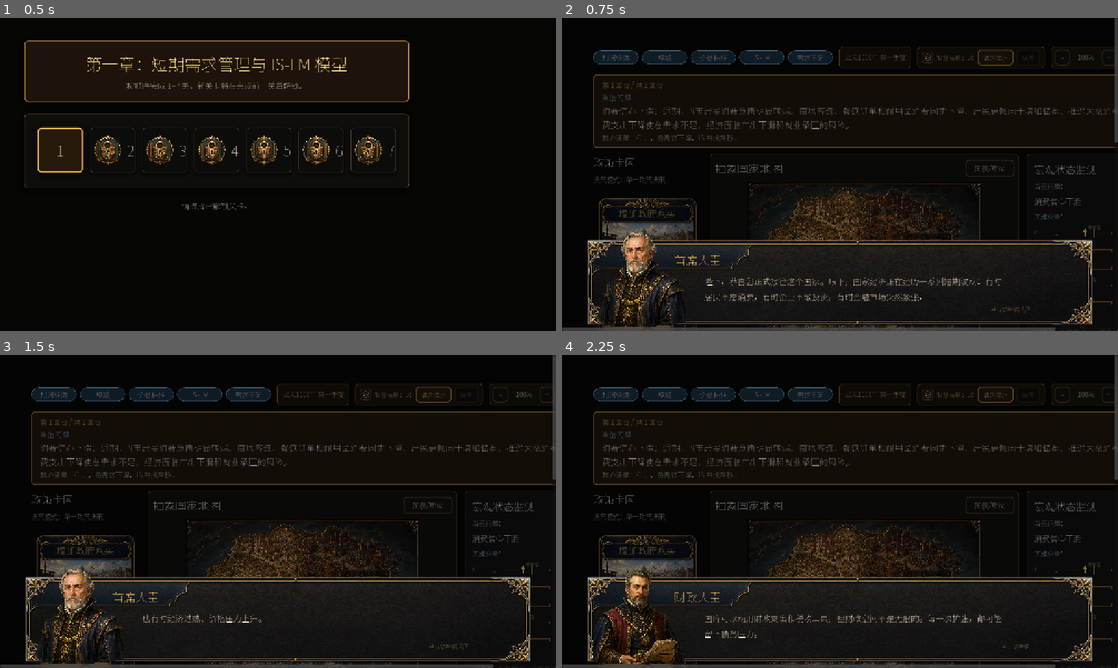
Above: before the commit, frames 1-4 (two rows, left to right).
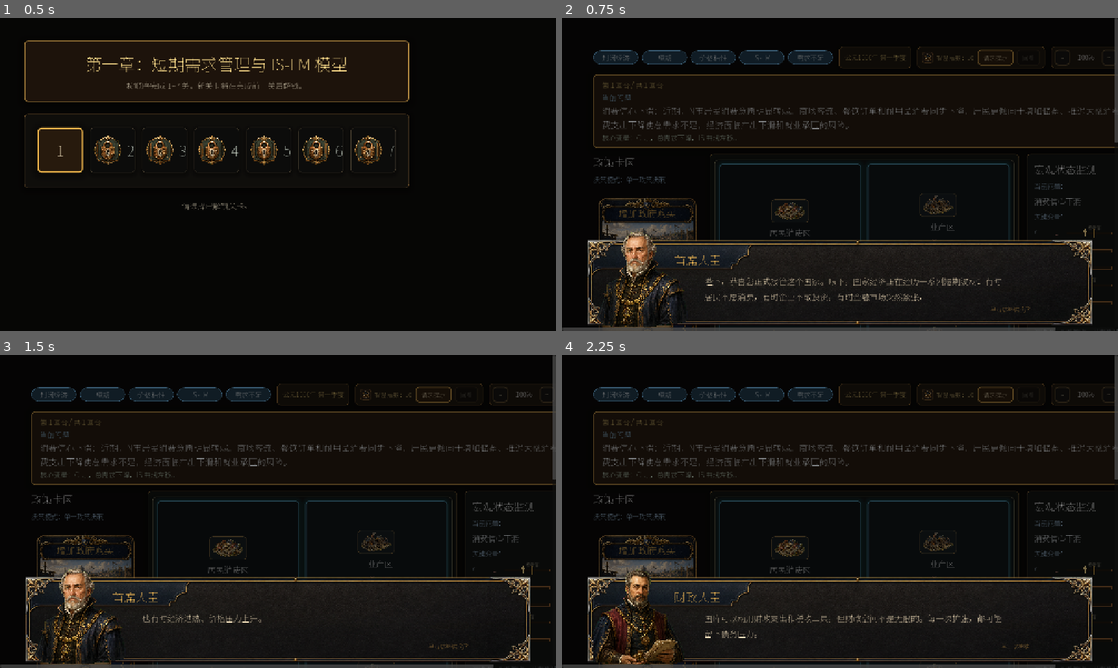
Above: after the commit, the same moments.

Repository: Austenzcy/macroecon
Game: Godot game, scene res://scenes/LevelSelect.tscn
Two runs of this game, one before a commit and one after it. Both use one fixed random seed, a clock stepped at 60 frames per second and the inputs below.
Inputs (mouse positions are in pixels of both pictures, inside the frame that each line leads up to):
- Up to frame 1 (0.5 s): no input
- Up to frame 2 (0.75 s): click "1" at 0.5 s
- Up to frame 3 (1.5 s): click (428, 505) at 1.25 s, where only the run before the commit has a clickable "图表/理论"
- Up to frame 4 (2.25 s): click "请求提示" at 2 s

Frame 1 is identical in both runs. In frame 2, 3.7% of the frame differs, in the area x 27-82%, y 45-99%; in frame 3, 3.7%; in frame 4, 3.7%.
Error after the commit: Parse Error: Expected closing ")" after call arguments. (res://scripts/ui/UnifiedMacroMap.gd:239)

Commit message:
fix: stabilize map labels and persist theory layout

Diff:
--- a/scripts/scenes/PolicyDesk.gd
+++ b/scripts/scenes/PolicyDesk.gd
@@ -41,7 +41,6 @@
 var _policy_column: VBoxContainer
 var _map_panel: PanelContainer
 var _theory_panel: PanelContainer
-var _theory_button: Button
 var _replay_overlay: Control
 var _confirm_button: Button
 var _model_replay_button: Button
@@ -54,7 +53,6 @@
 var _selected_policies: Array[Dictionary] = []
 var _last_result: Dictionary = {}
 var _is_policy_confirmed: bool = false
-var _is_theory_open: bool = false
 var _is_replay_open: bool = false
 var _ui_scale: float = 1.0
 var _guide_targets: Dictionary = {}
@@ -114,7 +112,6 @@
 	_policy_column = null
 	_map_panel = null
 	_theory_panel = null
-	_theory_button = null
 	_replay_overlay = null
 	_confirm_button = null
 	_model_replay_button = null
@@ -442,7 +439,7 @@
 	var panel: PanelContainer = PanelContainer.new()
 	panel.name = "MacroMapPanel"
 	_map_panel = panel
-	panel.custom_minimum_size = Vector2(_dim(580), _dim(540))
+	panel.custom_minimum_size = Vector2(_dim(580), _dim(900))
 	panel.size_flags_horizontal = Control.SIZE_EXPAND_FILL
 	panel.add_theme_stylebox_override("panel", _make_map_panel_style())
 
@@ -454,37 +451,44 @@
 	panel.add_child(margin)
 
 	var box: VBoxContainer = VBoxContainer.new()
-	box.add_theme_constant_override("separation", _dim(8))
+	box.add_theme_constant_override("separation", _dim(10))
 	margin.add_child(box)
 
-	var title_row: HBoxContainer = HBoxContainer.new()
-	title_row.add_theme_constant_override("separation", _dim(12))
-	box.add_child(title_row)
-
-	var title: Label = Label.new()
-	title.text = "抽象国家地图"
-	title.add_theme_font_size_override("font_size", _font(26))
-	title.size_flags_horizontal = Control.SIZE_EXPAND_FILL
-	title_row.add_child(title)
-
-	_theory_button = Button.new()
-	_theory_button.name = "TheoryPanelButton"
-	_theory_button.text = "关闭理论" if _is_theory_open else "图表/理论"
-	_theory_button.custom_minimum_size = Vector2(_dim(112), _dim(38))
-	_theory_button.add_theme_font_size_override("font_size", _font(16))
-	ClassicalTheme.apply_button(_theory_button, _ui_scale, "quiet")
-	_theory_button.pressed.connect(_on_toggle_theory_panel)
-	title_row.add_child(_theory_button)
-
 	var map_state: Dictionary = _visible_macro_state()
-	box.add_child(_build_macro_map_view(map_state))
+	box.add_child(_build_map_section(map_state))
 
 	_theory_panel = _build_theory_panel()
 	_theory_panel.name = "TheoryPanel"
-	_theory_panel.visible = _is_theory_open
+	_theory_panel.size_flags_horizontal = Control.SIZE_EXPAND_FILL
+	_theory_panel.size_flags_vertical = Control.SIZE_EXPAND_FILL
+	_theory_panel.size_flags_stretch_ratio = 0.95
+	_theory_panel.visible = true
 	box.add_child(_theory_panel)
 
 	return panel
+
+
+func _build_map_section(map_state: Dictionary) -> PanelContainer:
+	var section: PanelContainer = PanelContainer.new()
+	section.name = "MapSection"
+	section.custom_minimum_size = Vector2(_dim(0), _dim(430))
+	section.size_flags_horizontal = Control.SIZE_EXPAND_FILL
+	section.size_flags_vertical = Control.SIZE_EXPAND_FILL
+	section.size_flags_stretch_ratio = 1.05
+	section.add_theme_stylebox_override("panel", _make_theory_panel_style())
+
+	var margin: MarginContainer = MarginContainer.new()
+	margin.add_theme_constant_override("margin_left", _dim(10))
+	margin.add_theme_constant_override("margin_top", _dim(8))
+	margin.add_theme_constant_override("margin_right", _dim(10))
+	margin.add_theme_constant_override("margin_bottom", _dim(8))
+	section.add_child(margin)
+
+	var map_view: Control = _build_macro_map_view(map_state)
+	map_view.size_flags_horizontal = Control.SIZE_EXPAND_FILL
+	map_view.size_flags_vertical = Control.SIZE_EXPAND_FILL
+	margin.add_child(map_view)
+	return section
 
 
 func _build_macro_map_view(map_state: Dictionary) -> Control:
@@ -545,6 +549,7 @@
 
 func _build_theory_panel() -> PanelContainer:
 	var panel: PanelContainer = PanelContainer.new()
+	panel.custom_minimum_size = Vector2(_dim(0), _dim(410))
 	panel.add_theme_stylebox_override("panel", _make_theory_panel_style())
 
 	var margin: MarginContainer = MarginContainer.new()
@@ -1042,17 +1047,6 @@
 	AudioManager.play_sfx(&"card_play")
 
 
-func _on_toggle_theory_panel() -> void:
-	if _is_gameplay_input_blocked():
-		return
-	_is_theory_open = not _is_theory_open
-	if _theory_panel != null:
-		_theory_panel.visible = _is_theory_open
-	if _theory_button != null:
-		_theory_button.text = "关闭理论" if _is_theory_open else "图表/理论"
-	AudioManager.play_sfx(&"card_play")
-
-
 func _on_zoom_out() -> void:
 	if _is_gameplay_input_blocked():
 		return
@@ -1192,8 +1186,8 @@
 func _register_guide_targets() -> void:
 	_guide_targets = {
 		"problem_panel": _problem_panel,
-		"theory_panel": _theory_button,
-		"theory_button": _theory_button,
+		"theory_panel": _theory_panel,
+		"theory_button": _theory_panel,
 		"macro_map": _map_panel,
 		"map_panel": _map_panel,
 		"policy_cards": _policy_column,
--- a/scripts/ui/UnifiedMacroMap.gd
+++ b/scripts/ui/UnifiedMacroMap.gd
@@ -34,17 +34,6 @@
 func set_ui_scale(value: float) -> void:
 	_ui_scale = UIInteractionConfig.normalized_scale(value)
 	custom_minimum_size = MacroMapArtSpec.MINIMUM_SIZE * _ui_scale
-	for panel: Variant in _region_panels.values():
-		if panel is Control:
-			_apply_region_panel_style(panel as Control)
-	for title: Variant in _region_titles.values():
-		if title is Label:
-			(title as Label).add_theme_font_size_override("font_size", _font(15))
-	for box: Variant in _region_line_boxes.values():
-		if box is VBoxContainer:
-			(box as VBoxContainer).add_theme_constant_override("separation", _dim(2))
-			for child: Node in (box as VBoxContainer).get_children():
-				_update_variable_row_fonts(child)
 	call_deferred("_layout_region_nodes")
 	queue_redraw()
 
@@ -182,16 +171,16 @@
 
 		var margin: MarginContainer = MarginContainer.new()
 		margin.mouse_filter = Control.MOUSE_FILTER_IGNORE
-		margin.add_theme_constant_override("margin_left", _dim(5))
-		margin.add_theme_constant_override("margin_top", _dim(3))
-		margin.add_theme_constant_override("margin_right", _dim(5))
-		margin.add_theme_constant_override("margin_bottom", _dim(4))
+		margin.add_theme_constant_override("margin_left", _label_dim(5))
+		margin.add_theme_constant_override("margin_top", _label_dim(3))
+		margin.add_theme_constant_override("margin_right", _label_dim(5))
+		margin.add_theme_constant_override("margin_bottom", _label_dim(4))
 		panel.add_child(margin)
 
 		var box: VBoxContainer = VBoxContainer.new()
 		box.alignment = BoxContainer.ALIGNMENT_CENTER
 		box.mouse_filter = Control.MOUSE_FILTER_IGNORE
-		box.add_theme_constant_override("separation", _dim(3))
+		box.add_theme_constant_override("separation", _label_dim(3))
 		margin.add_child(box)
 
 		var title: Label = Label.new()
@@ -200,7 +189,7 @@
 		title.autowrap_mode = TextServer.AUTOWRAP_OFF
 		title.text_overrun_behavior = TextServer.OVERRUN_TRIM_ELLIPSIS
 		title.modulate = Color(0.98, 0.86, 0.56, 0.96)
-		title.add_theme_font_size_override("font_size", _font(15))
+		title.add_theme_font_size_override("font_size", _label_font(15))
 		title.mouse_filter = Control.MOUSE_FILTER_IGNORE
 		box.add_child(title)
 		_region_titles[region_id] = title
@@ -208,7 +197,7 @@
 		var lines: VBoxContainer = VBoxContainer.new()
 		lines.alignment = BoxContainer.ALIGNMENT_CENTER
 		lines.mouse_filter = Control.MOUSE_FILTER_IGNORE
-		lines.add_theme_constant_override("separation", _dim(2))
+		lines.add_theme_constant_override("separation", _label_dim(2))
 		box.add_child(lines)
 		_region_line_boxes[region_id] = lines
 	_refresh_region_text()
@@ -235,26 +224,26 @@
 	var row: HBoxContainer = HBoxContainer.new()
 	row.alignment = BoxContainer.ALIGNMENT_CENTER
 	row.mouse_filter = Control.MOUSE_FILTER_IGNORE
-	row.add_theme_constant_override("separation", _dim(3))
+	row.add_theme_constant_override("separation", _label_dim(3))
 
 	var variable_label: Label = Label.new()
 	variable_label.text = str(line.get("label", ""))
-	variable_label.custom_minimum_size = Vector2(_variable_label_width(region_id), _dim(20))
+	variable_label.custom_minimum_size = Vector2(_variable_label_width(region_id), _label_dim(20))
 	variable_label.horizontal_alignment = HORIZONTAL_ALIGNMENT_RIGHT
 	variable_label.vertical_alignment = VERTICAL_ALIGNMENT_CENTER
 	variable_label.modulate = Color(0.90, 0.92, 0.86, 0.94)
-	variable_label.add_theme_font_size_override("font_size", _font(14))
+	variable_label.add_theme_font_size_override("font_size", _label_font(14))
 	variable_label.mouse_filter = Control.MOUSE_FILTER_IGNORE
 	row.add_child(variable_label)
 
-	var arrow: String = str(line.get("arrow", "→"))
+	var arrow: String = str(line.get("arrow", "鈫?))
 	var arrow_label: Label = Label.new()
 	arrow_label.text = arrow
-	arrow_label.custom_minimum_size = Vector2(_arrow_slot_width(region_id), _dim(20))
+	arrow_label.custom_minimum_size = Vector2(_arrow_slot_width(region_id), _label_dim(20))
 	arrow_label.horizontal_alignment = HORIZONTAL_ALIGNMENT_CENTER
 	arrow_label.vertical_alignment = VERTICAL_ALIGNMENT_CENTER
 	arrow_label.modulate = _line_color(arrow)
-	arrow_label.add_theme_font_size_override("font_size", _font(15))
+	arrow_label.add_theme_font_size_override("font_size", _label_font(15))
 	arrow_label.mouse_filter = Control.MOUSE_FILTER_IGNORE
 	row.add_child(arrow_label)
 	return row
@@ -262,6 +251,7 @@
 
 func _layout_region_nodes() -> void:
 	_map_rect = _calculate_map_rect()
+	_refresh_region_label_metrics()
 	for region_id: String in MacroMapArtSpec.all_region_ids():
 		var panel: Control = _region_panels.get(region_id) as Control
 		if panel == null:
@@ -273,6 +263,30 @@
 		panel.position = _map_normalized_to_local(anchor) - panel.size * 0.5
 		panel.position = Vector2(roundf(panel.position.x), roundf(panel.position.y))
 		panel.pivot_offset = panel.size * 0.5
+
+
+func _refresh_region_label_metrics() -> void:
+	for region_id: String in MacroMapArtSpec.all_region_ids():
+		var panel: Control = _region_panels.get(region_id) as Control
+		if panel != null:
+			_apply_region_panel_style(panel)
+			var margin: MarginContainer = null
+			if panel.get_child_count() > 0 and panel.get_child(0) is MarginContainer:
+				margin = panel.get_child(0) as MarginContainer
+			if margin != null:
+				margin.add_theme_constant_override("margin_left", _label_dim(5))
+				margin.add_theme_constant_override("margin_top", _label_dim(3))
+				margin.add_theme_constant_override("margin_right", _label_dim(5))
+				margin.add_theme_constant_override("margin_bottom", _label_dim(4))
+		var title: Label = _region_titles.get(region_id) as Label
+		if title != null:
+			title.add_theme_font_size_override("font_size", _label_font(15))
+			title.custom_minimum_size = Vector2(0.0, _label_dim(22))
+		var box: VBoxContainer = _region_line_boxes.get(region_id) as VBoxContainer
+		if box != null:
+			box.add_theme_constant_override("separation", _label_dim(2))
+			for child: Node in box.get_children():
+				_update_variable_row_metrics(region_id, child)
 
 
 func _map_normalized_to_local(normalized_point: Vector2) -> Vector2:
@@ -309,18 +323,24 @@
 	var style := StyleBoxFlat.new()
 	style.bg_color = Color(0.025, 0.030, 0.030, 0.24)
 	style.border_color = Color(0.72, 0.56, 0.30, 0.22)
-	style.set_border_width_all(maxi(1, _dim(1)))
-	style.set_corner_radius_all(_dim(4))
+	style.set_border_width_all(maxi(1, _label_dim(1)))
+	style.set_corner_radius_all(_label_dim(4))
 	style.shadow_color = Color(0.0, 0.0, 0.0, 0.42)
-	style.shadow_size = _dim(3)
+	style.shadow_size = _label_dim(3)
 	(panel as PanelContainer).add_theme_stylebox_override("panel", style)
 
 
-func _update_variable_row_fonts(node: Node) -> void:
+func _update_variable_row_metrics(region_id: String, node: Node) -> void:
 	for child: Node in node.get_children():
 		if child is Label:
 			var label: Label = child as Label
-			label.add_theme_font_size_override("font_size", _font(16 if label.text in ["↑", "↓", "→"] else 15))
+			var is_arrow: bool = label.horizontal_alignment == HORIZONTAL_ALIGNMENT_CENTER
+			label.add_theme_font_size_override("font_size", _label_font(16 if is_arrow else 15))
+			label.custom_minimum_size.y = _label_dim(20)
+			if is_arrow:
+				label.custom_minimum_size.x = _arrow_slot_width(region_id)
+			else:
+				label.custom_minimum_size.x = _variable_label_width(region_id)
 
 
 func _region_brightness(region_id: String) -> float:
@@ -330,19 +350,19 @@
 
 func _variable_label_width(region_id: String) -> float:
 	if region_id == "government":
-		return _dim(42)
-	return _dim(24)
+		return _label_dim(42)
+	return _label_dim(24)
 
 
 func _arrow_slot_width(region_id: String) -> float:
 	var spec: Dictionary = MacroMapArtSpec.region_spec(region_id)
-	return _dim(float(spec.get("arrow_reserved_width", 26.0)))
+	return _label_dim(float(spec.get("arrow_reserved_width", 26.0)))
 
 
 func _line_color(arrow: String) -> Color:
-	if arrow == "↑":
+	if arrow == "鈫?:
 		return Color(0.68, 0.95, 0.72, 1.0)
-	if arrow == "↓":
+	if arrow == "鈫?:
 		return Color(0.95, 0.62, 0.58, 1.0)
 	return Color(0.78, 0.88, 0.94, 1.0)
 
@@ -350,14 +370,14 @@
 func _fallback_region_name(region_id: String) -> String:
 	match region_id:
 		"consumption":
-			return "居民消费区"
+			return "灞呮皯娑堣垂鍖?
 		"industry":
-			return "工业产区"
+			return "宸ヤ笟浜у尯"
 		"finance":
-			return "金融市场区"
+			return "閲戣瀺甯傚満鍖?
 		"government":
-			return "政府部门区"
-	return "区域"
+			return "鏀垮簻閮ㄩ棬鍖?
+	return "鍖哄煙"
 
 
 func _dim(value: float) -> int:
@@ -366,3 +386,17 @@
 
 func _font(value: float) -> int:
 	return maxi(10, int(roundf(value * _ui_scale)))
+
+
+func _label_scale() -> float:
+	if _map_rect.size.x > 1.0:
+		return maxf(0.1, _map_rect.size.x / MacroMapArtSpec.LABEL_REFERENCE_MAP_WIDTH)
+	return _ui_scale
+
+
+func _label_dim(value: float) -> int:
+	return maxi(1, int(roundf(value * _label_scale())))
+
+
+func _label_font(value: float) -> int:
+	return maxi(9, int(roundf(value * _label_scale())))
--- a/scripts/ui/map/MacroMapArtSpec.gd
+++ b/scripts/ui/map/MacroMapArtSpec.gd
@@ -16,6 +16,7 @@
 const MAP_DRAW_SCALE: float = 1.12
 const MAP_EDGE_SAFE_INSET: Vector2 = Vector2(0.0, 4.0)
 const MAP_CONTENT_RECT: Rect2 = Rect2(Vector2(0.035, 0.035), Vector2(0.930, 0.930))
+const LABEL_REFERENCE_MAP_WIDTH: float = 540.0
 
 const NORMAL_TINT: Color = Color(0.08, 0.11, 0.12, 0.00)
 const WARNING_TINT: Color = Color(0.95, 0.58, 0.32, 0.16)
Binary file changed: assets/fonts/NotoSansSC-Regular.ttf
Not shown, changed: progress.txt
Not shown, changed: docs/MacroMap_Art_v2.md
Not shown, changed: docs/UI_Art_Integration_Workflow_v1.md
